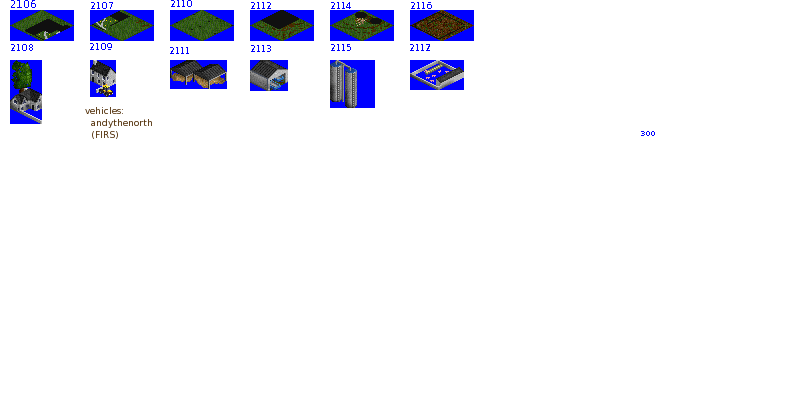
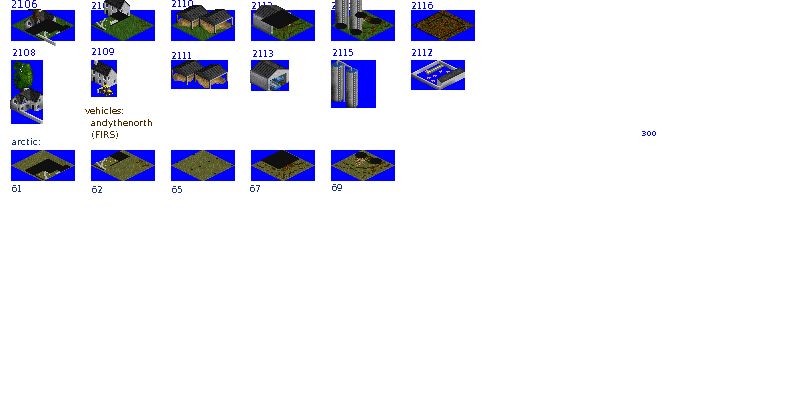
Comparing the layer stacks of the two (800, 400) images. Changes:
painted on "Grundrisse" over [25, 150, 382, 180]
showed "Grundriss-Helper" over [24, 0, 362, 46]
painted on "Overlay" over [39, 18, 390, 180]
painted on "Text" over [12, 0, 433, 193]
renamed "Vehicles" to "Vehicles / Grid", painted on it over [10, 11, 284, 124]
painted on "Ground" over [10, 0, 656, 193]
